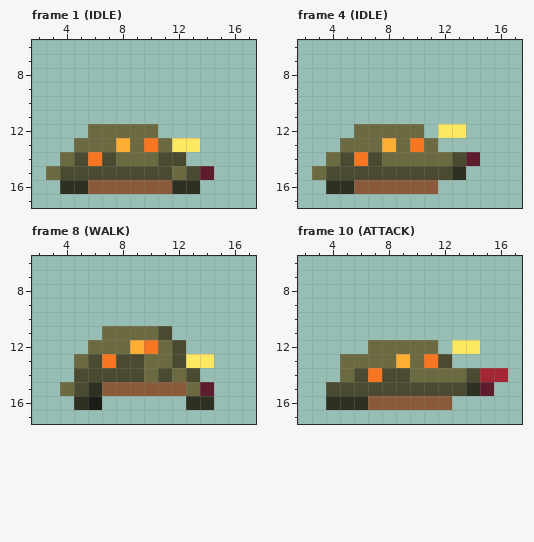
One commit to this pixel-art file: assets/art/units/enemy/leechling/leechling.aseprite. That is the earlier state.
18x18 pixels, 17 frames. Shown: frame 1 (IDLE): x 2..17, y 6..17; frame 4 (IDLE): x 2..17, y 6..17; frame 8 (WALK): x 2..17, y 6..17; frame 10 (ATTACK): x 2..17, y 6..17. The commit also changed other frames, which this record leaves out.
The same view after the edit:
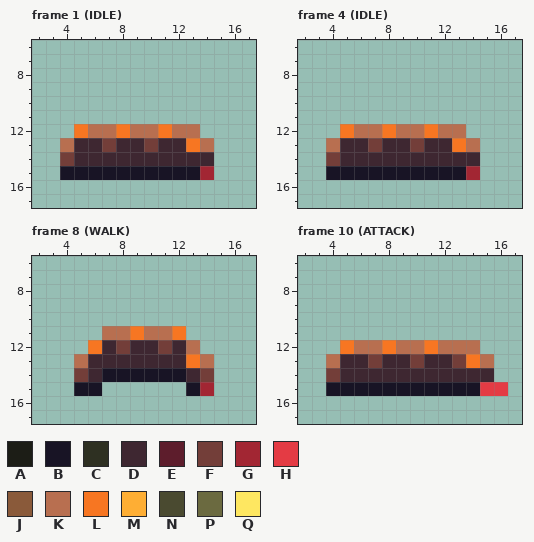
Palette (. is transparent): A #1c1d16  B #181425  C #2e3022  D #3e2731  E #5d1d2c  F #733e39  G #a22633  H #e43b44  J #8a5a3a  K #b86f50  L #f77622  M #feae34  N #4a4a30  P #6b6a40  Q #fee761
From old to new:
Changed rows in their new state; - is an unchanged pixel.
Frame 1 (IDLE):
first column x 3:
12 --LKKLKKLKK-
13 -KDDFDDFDDLK
14 -FDDDDDDDDDD
15 .BBBBBBBBBBG
16 -..........-
Frame 4 (IDLE):
first column x 3:
12 --LKKLKKLKK-
13 -KDDFDDFDDLK
14 -FDDDDDDDDDD
15 .BBBBBBBBBBG
16 -........---
Frame 8 (WALK):
first column x 4:
11 ---KKLKKL--
12 --LDFDDFDK-
13 -KDDDDDDDLK
14 -FDBBBBBBDF
15 .BB......BG
16 -..------..
Frame 10 (ATTACK):
first column x 4:
12 -LKKLKKLKKK--
13 KDDFDDFDDFLK-
14 FDDDDDDDDDDD.
15 BBBBBBBBBBBHH
16 .........----
Pixel boxes of the changes (left, top, right, bottom) in both pictures:
changed: (46, 124, 214, 194)
changed: (312, 124, 480, 194)
changed: (60, 326, 214, 410)
changed: (326, 340, 508, 410)
